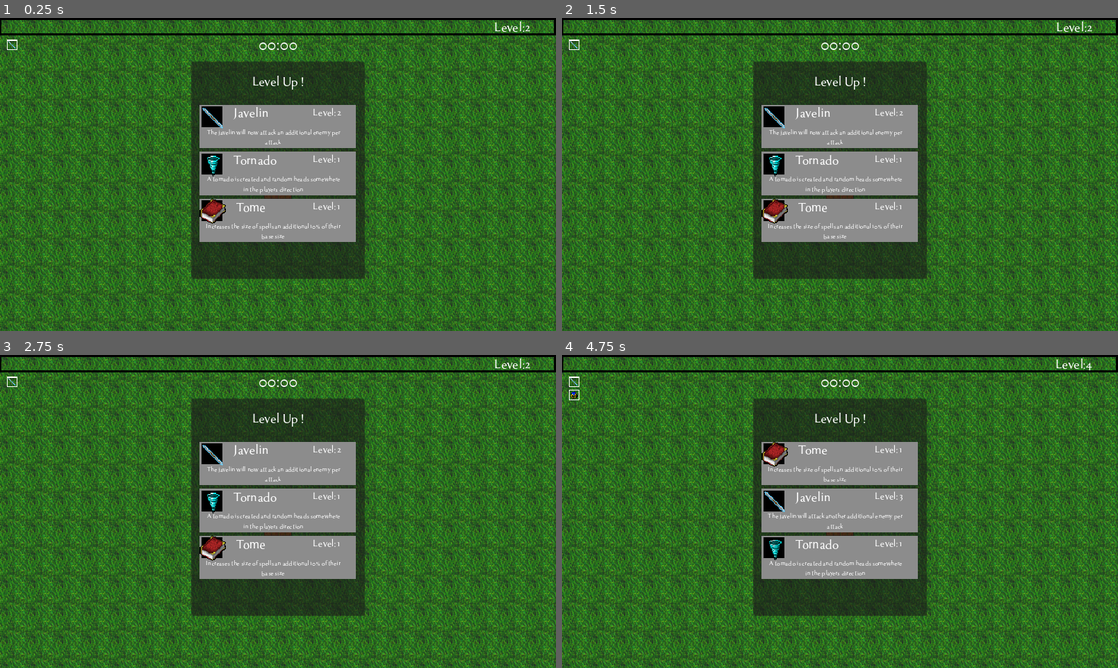
Above: before the commit, frames 1-4 (two rows, left to right).
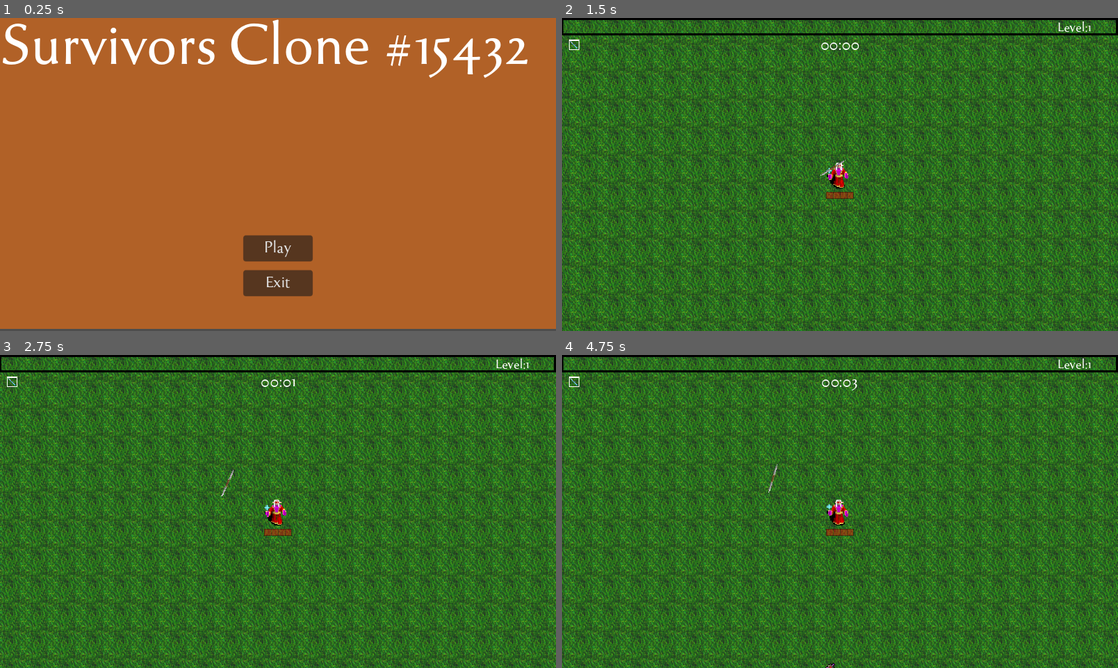
Above: after the commit, the same moments.

Repository: Jonixo/Godot-VampireSurvivorClone
Game: Godot game, scene res://TitleScreen/menu.tscn
Same seed, same stepped clock (60 frames per second), same inputs: the game is played once before the commit and once after it. Before the commit the project starts from res://World/world.tscn. Sound files missing from this copy of the repository are replaced by a short silence.
Inputs (mouse positions are in pixels of both pictures, inside the frame that each line leads up to):
- Up to frame 1 (0.25 s): no input
- Up to frame 2 (1.5 s): click (840, 249) at 0.5 s, where only the run after the commit has a clickable "Play"; tap Enter (ui_accept) at 1.25 s; move the mouse to (962, 158) at 1.27 s; hold D (right) from 1.28 s (still down); click (962, 158) at 1.35 s
- Up to frame 3 (2.75 s): keep holding D (right); tap Enter (ui_accept) at 1.52, 2.27 s; move the mouse to (166, 527) at 2.02 s; click (166, 527) at 2.1 s
- Up to frame 4 (4.75 s): move the mouse to (895, 442) at 2.77 s; release D (right) at 2.78 s; hold A (left) 2.78-3.53 s; click (895, 442) at 2.85 s; move the mouse to (812, 574) at 3.52 s; hold D (right) from 3.53 s (still down); click (812, 574) at 3.6 s; tap Enter (ui_accept) at 3.77, 4.52 s; move the mouse to (1006, 558) at 4.27 s; click (1006, 558) at 4.35 s

The runs differ from the first frame. In frame 1, 100% of the frame differs, in the area x 0-100%, y 0-100%; in frame 2, 56%; in frame 3, 55%; in frame 4, 57%.

Commit message:
Title screen, menu and finalization
Added title screen, menu, song and end screen

Diff:
--- a/Enemy/enemy.gd
+++ b/Enemy/enemy.gd
@@ -5,7 +5,7 @@
 @export var hp = 10
 @export var knockback_recovery = 3.5
 @export var experience = 1
-@export var damage = 1
+@export var enemy_damage = 1
 var knockback = Vector2.ZERO
 
 @onready var player = get_tree().get_first_node_in_group("player") ##onready var gets a value after the nodes are loaded
@@ -24,7 +24,7 @@
 
 func _ready():
 	anim.play("walk")
-	hitBox.damage = damage
+	hitBox.damage = enemy_damage
 
 func _physics_process(delta):
 	knockback = knockback.move_toward(Vector2.ZERO, knockback_recovery)
--- a/Enemy/enemy_cyclops.tscn
+++ b/Enemy/enemy_cyclops.tscn
@@ -64,7 +64,7 @@
 hp = 100
 knockback_recovery = 10.0
 experience = 5
-damage = 5
+enemy_damage = 5
 
 [node name="Sprite2D" type="Sprite2D" parent="."]
 texture = ExtResource("2_rwxlv")
--- a/Enemy/enemy_juggernaut.tscn
+++ b/Enemy/enemy_juggernaut.tscn
@@ -64,7 +64,7 @@
 hp = 300
 knockback_recovery = 20.0
 experience = 100
-damage = 8
+enemy_damage = 8
 
 [node name="Sprite2D" type="Sprite2D" parent="."]
 texture = ExtResource("2_0b5bv")
--- a/Enemy/enemy_kobold_strong.tscn
+++ b/Enemy/enemy_kobold_strong.tscn
@@ -63,7 +63,7 @@
 movement_speed = 28.0
 hp = 20
 experience = 2
-damage = 2
+enemy_damage = 2
 
 [node name="Sprite2D" type="Sprite2D" parent="."]
 texture = ExtResource("2_di51c")
--- a/Enemy/enemy_super.tscn
+++ b/Enemy/enemy_super.tscn
@@ -64,7 +64,7 @@
 hp = 99999
 knockback_recovery = 99999.0
 experience = 100
-damage = 20
+enemy_damage = 20
 
 [node name="Sprite2D" type="Sprite2D" parent="."]
 texture = ExtResource("2_c2eoi")
--- a/Player/player.gd
+++ b/Player/player.gd
@@ -70,6 +70,14 @@
 @onready var collectedUpgrades = get_node("%CollectedUpgrades")
 @onready var itemContainer = preload("res://Player/GUI/item_container.tscn")
 
+@onready var deathPanel = get_node("%DeathPanel")
+@onready var lblResult = get_node("%lbl_Result")
+@onready var sndVictory = get_node("%snd_victory")
+@onready var sndLose = get_node("%snd_lose")
+
+ #signal
+signal playerdeath
+
 func _ready():
 	upgrade_character("javelin1")
 	attack()
@@ -118,6 +126,8 @@
 	hp -= clamp(damage - armor, 1.0, 999.0)
 	healthBar.max_value = maxhp
 	healthBar.value = hp
+	if hp <= 0:
+		death()
 
 
 func _on_ice_spear_timer_timeout(): ##loading ammunition
@@ -355,3 +365,22 @@
 					collectedWeapons.add_child(new_item)
 				"upgrade":
 					collectedUpgrades.add_child(new_item)
+
+func death():
+	deathPanel.visible = true
+	emit_signal("playerdeath")
+	get_tree().paused = true
+	var tween = deathPanel.create_tween()
+	tween.tween_property(deathPanel,"position",Vector2(220,50),1.0).set_trans(Tween.TRANS_QUINT).set_ease(Tween.EASE_OUT)
+	tween.play()
+	if time >= 300:
+		lblResult.text = "You Win!"
+		sndVictory.play()
+	else:
+		lblResult.text = "You Lose!"
+		sndLose.play()
+
+
+func _on_btn_menu_click_end():
+	get_tree().paused = false
+	var _level = get_tree().change_scene_to_file("res://TitleScreen/menu.tscn")
--- a/Player/player.tscn
+++ b/Player/player.tscn
@@ -9,6 +9,9 @@
 [ext_resource type="AudioStream" uid="uid://dko2ws7k3hnw6" path="res://Audio/SoundEffect/levelup.ogg" id="7_bh0gl"]
 [ext_resource type="Texture2D" uid="uid://m5tankk3ap3r" path="res://Textures/GUI/healthbar.png" id="8_io2j2"]
 [ext_resource type="Texture2D" uid="uid://dpybiolmp1161" path="res://Textures/GUI/health.png" id="9_sit44"]
+[ext_resource type="AudioStream" uid="uid://clvhodsx25c2n" path="res://Audio/SoundEffect/Victory.wav" id="10_np8j4"]
+[ext_resource type="AudioStream" uid="uid://byp1i80taqi3n" path="res://Audio/SoundEffect/Lose.ogg" id="11_csivd"]
+[ext_resource type="PackedScene" uid="uid://byk80aipo2dxr" path="res://Utility/basic_button.tscn" id="12_366cf"]
 
 [sub_resource type="CapsuleShape2D" id="CapsuleShape2D_ltn7s"]
 radius = 5.0
@@ -172,6 +175,43 @@
 unique_name_in_owner = true
 stream = ExtResource("7_bh0gl")
 volume_db = -10.0
+
+[node name="DeathPanel" type="Panel" parent="GUILayer/GUI"]
+unique_name_in_owner = true
+process_mode = 2
+visible = false
+layout_mode = 0
+offset_left = 554.0
+offset_top = -297.0
+offset_right = 754.0
+offset_bottom = -47.0
+
+[node name="lbl_Result" type="Label" parent="GUILayer/GUI/DeathPanel"]
+unique_name_in_owner = true
+layout_mode = 0
+offset_right = 200.0
+offset_bottom = 50.0
+theme_override_fonts/font = ExtResource("6_5fwbw")
+text = "Menu"
+horizontal_alignment = 1
+vertical_alignment = 1
+
+[node name="snd_victory" type="AudioStreamPlayer" parent="GUILayer/GUI/DeathPanel"]
+unique_name_in_owner = true
+stream = ExtResource("10_np8j4")
+volume_db = -10.0
+
+[node name="snd_lose" type="AudioStreamPlayer" parent="GUILayer/GUI/DeathPanel"]
+unique_name_in_owner = true
+stream = ExtResource("11_csivd")
+volume_db = -10.0
+
+[node name="btn_menu" parent="GUILayer/GUI/DeathPanel" instance=ExtResource("12_366cf")]
+layout_mode = 0
+offset_left = 60.0
+offset_top = 200.0
+offset_right = 140.0
+offset_bottom = 230.0
 
 [node name="lblTimer" type="Label" parent="GUILayer/GUI"]
 unique_name_in_owner = true
@@ -214,5 +254,6 @@
 [connection signal="body_exited" from="EnemyDetectionArea" to="." method="_on_enemy_detection_area_body_exited"]
 [connection signal="area_entered" from="GrabArea" to="." method="_on_grab_area_area_entered"]
 [connection signal="area_entered" from="CollectArea" to="." method="_on_collect_area_area_entered"]
+[connection signal="click_end" from="GUILayer/GUI/DeathPanel/btn_menu" to="." method="_on_btn_menu_click_end"]
 
 [editable path="HurtBox"]
--- /dev/null
+++ b/TitleScreen/menu.gd
@@ -0,0 +1,13 @@
+extends Control
+
+
+var level = "res://World/world.tscn"
+
+
+
+func _on_btn_play_click_end():
+	var _level = get_tree().change_scene_to_file(level)
+
+
+func _on_btn_exit_click_end():
+	get_tree().quit()
--- /dev/null
+++ b/TitleScreen/menu.tscn
@@ -0,0 +1,47 @@
+[gd_scene load_steps=4 format=3 uid="uid://bceibpkfn16ad"]
+
+[ext_resource type="Script" path="res://TitleScreen/menu.gd" id="1_0b32n"]
+[ext_resource type="FontFile" uid="uid://bvm4dla5ptblc" path="res://Font/tenderness.otf" id="1_tx3d5"]
+[ext_resource type="PackedScene" uid="uid://byk80aipo2dxr" path="res://Utility/basic_button.tscn" id="2_hiqy2"]
+
+[node name="Menu" type="Control"]
+layout_mode = 3
+anchors_preset = 15
+anchor_right = 1.0
+anchor_bottom = 1.0
+grow_horizontal = 2
+grow_vertical = 2
+script = ExtResource("1_0b32n")
+
+[node name="ColorRect" type="ColorRect" parent="."]
+layout_mode = 0
+offset_right = 643.0
+offset_bottom = 358.0
+color = Color(0.696064, 0.379149, 0.152711, 1)
+
+[node name="Label" type="Label" parent="."]
+layout_mode = 0
+offset_right = 640.0
+offset_bottom = 100.0
+theme_override_fonts/font = ExtResource("1_tx3d5")
+theme_override_font_sizes/font_size = 72
+text = "Survivors Clone #15432"
+
+[node name="btn_play" parent="." instance=ExtResource("2_hiqy2")]
+layout_mode = 0
+offset_left = 280.0
+offset_top = 250.0
+offset_right = 360.0
+offset_bottom = 280.0
+text = "Play"
+
+[node name="btn_exit" parent="." instance=ExtResource("2_hiqy2")]
+layout_mode = 0
+offset_left = 280.0
+offset_top = 290.0
+offset_right = 360.0
+offset_bottom = 320.0
+text = "Exit"
+
+[connection signal="click_end" from="btn_play" to="." method="_on_btn_play_click_end"]
+[connection signal="click_end" from="btn_exit" to="." method="_on_btn_exit_click_end"]
--- /dev/null
+++ b/Utility/basic_button.gd
@@ -0,0 +1,13 @@
+extends Button
+
+
+signal click_end()
+
+func _on_mouse_entered():
+	$snd_hover.play()
+
+func _on_pressed():
+	$snd_click.play()
+
+func _on_snd_click_finished():
+	emit_signal("click_end")
--- /dev/null
+++ b/Utility/basic_button.tscn
@@ -0,0 +1,26 @@
+[gd_scene load_steps=5 format=3 uid="uid://byk80aipo2dxr"]
+
+[ext_resource type="AudioStream" uid="uid://qde8c2lintj5" path="res://Audio/GUI/hover.wav" id="1_7elo5"]
+[ext_resource type="Script" path="res://Utility/basic_button.gd" id="1_7lhoh"]
+[ext_resource type="FontFile" uid="uid://bvm4dla5ptblc" path="res://Font/tenderness.otf" id="1_snlyx"]
+[ext_resource type="AudioStream" uid="uid://dwlhum57a2s6q" path="res://Audio/GUI/click.wav" id="2_t34cu"]
+
+[node name="Button" type="Button"]
+custom_minimum_size = Vector2(80, 30)
+offset_right = 8.0
+offset_bottom = 8.0
+theme_override_fonts/font = ExtResource("1_snlyx")
+theme_override_font_sizes/font_size = 20
+text = "Menu
+"
+script = ExtResource("1_7lhoh")
+
+[node name="snd_hover" type="AudioStreamPlayer" parent="."]
+stream = ExtResource("1_7elo5")
+
+[node name="snd_click" type="AudioStreamPlayer" parent="."]
+stream = ExtResource("2_t34cu")
+
+[connection signal="mouse_entered" from="." to="." method="_on_mouse_entered"]
+[connection signal="pressed" from="." to="." method="_on_pressed"]
+[connection signal="finished" from="snd_click" to="." method="_on_snd_click_finished"]
--- a/Utility/enemy_spawner.gd
+++ b/Utility/enemy_spawner.gd
@@ -5,7 +5,7 @@
 
 @onready var player = get_tree().get_first_node_in_group("player")
 
-var time = 0
+@export var time = 0
 
 signal changetime(time)
 
--- /dev/null
+++ b/World/snd_music.gd
@@ -0,0 +1,5 @@
+extends AudioStreamPlayer
+
+
+func _on_player_playerdeath():
+	playing = false
--- /dev/null
+++ b/World/world.gd
@@ -0,0 +1,11 @@
+extends Node2D
+
+
+# Called when the node enters the scene tree for the first time.
+func _ready():
+	pass # Replace with function body.
+
+
+# Called every frame. 'delta' is the elapsed time since the previous frame.
+func _process(delta):
+	pass
--- a/World/world.tscn
+++ b/World/world.tscn
@@ -1,15 +1,16 @@
-[gd_scene load_steps=20 format=3 uid="uid://d2mn0d108ngst"]
+[gd_scene load_steps=21 format=3 uid="uid://d2mn0d108ngst"]
 
 [ext_resource type="Texture2D" uid="uid://quiqn4oskso5" path="res://Textures/dirt_full_new.png" id="1_isyl7"]
 [ext_resource type="PackedScene" uid="uid://2ascalvcjtwp" path="res://Player/player.tscn" id="2_lus28"]
 [ext_resource type="PackedScene" uid="uid://cmwrh584ytidf" path="res://Utility/enemy_spawner.tscn" id="3_8yq5a"]
-[ext_resource type="PackedScene" uid="uid://fus2o3xe0vqe" path="res://Objects/experience_gem.tscn" id="4_5nqvr"]
 [ext_resource type="Script" path="res://Utility/spawn_info.gd" id="4_ryhjc"]
 [ext_resource type="PackedScene" uid="uid://c0644kan3c6rc" path="res://Enemy/enemy_kobold_weak.tscn" id="5_2cemf"]
 [ext_resource type="PackedScene" uid="uid://udvvvy0k528t" path="res://Enemy/enemy_kobold_strong.tscn" id="6_y3xy2"]
 [ext_resource type="PackedScene" uid="uid://cipmcsl1y2qkc" path="res://Enemy/enemy_cyclops.tscn" id="7_t30dd"]
 [ext_resource type="PackedScene" uid="uid://b6w52qjs2shj8" path="res://Enemy/enemy_juggernaut.tscn" id="8_bnef3"]
 [ext_resource type="PackedScene" uid="uid://cp1he8emfhw54" path="res://Enemy/enemy_super.tscn" id="9_lykwa"]
+[ext_resource type="AudioStream" uid="uid://86eirb7pa4cg" path="res://Audio/Music/battleThemeA.mp3" id="10_arhly"]
+[ext_resource type="Script" path="res://World/snd_music.gd" id="11_six4k"]
 
 [sub_resource type="Resource" id="Resource_djmtc"]
 script = ExtResource("4_ryhjc")
@@ -101,5 +102,12 @@
 
 [node name="Loot" type="Node2D" parent="." groups=["loot"]]
 
-[node name="ExperienceGem" parent="Loot" instance=ExtResource("4_5nqvr")]
-experience = 500
+[node name="snd_Music" type="AudioStreamPlayer" parent="."]
+process_mode = 3
+stream = ExtResource("10_arhly")
+volume_db = -15.0
+autoplay = true
+parameters/looping = true
+script = ExtResource("11_six4k")
+
+[connection signal="playerdeath" from="Player" to="snd_Music" method="_on_player_playerdeath"]
--- a/project.godot
+++ b/project.godot
@@ -11,7 +11,7 @@
 [application]
 
 config/name="Survivors Clone"
-run/main_scene="res://World/world.tscn"
+run/main_scene="res://TitleScreen/menu.tscn"
 config/features=PackedStringArray("4.3", "Mobile")
 config/icon="res://icon.svg"
 
Not shown, changed: Audio/Music/battleThemeA.mp3.import
Not shown: 1 places in Player/player.tscn that only renumber resources
Not shown, added: export_presets.cfg
